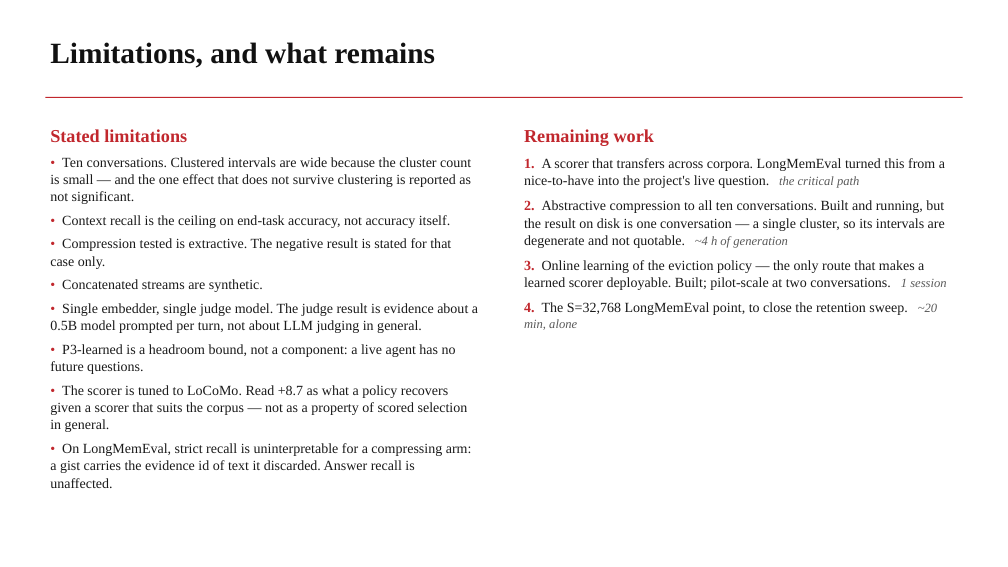
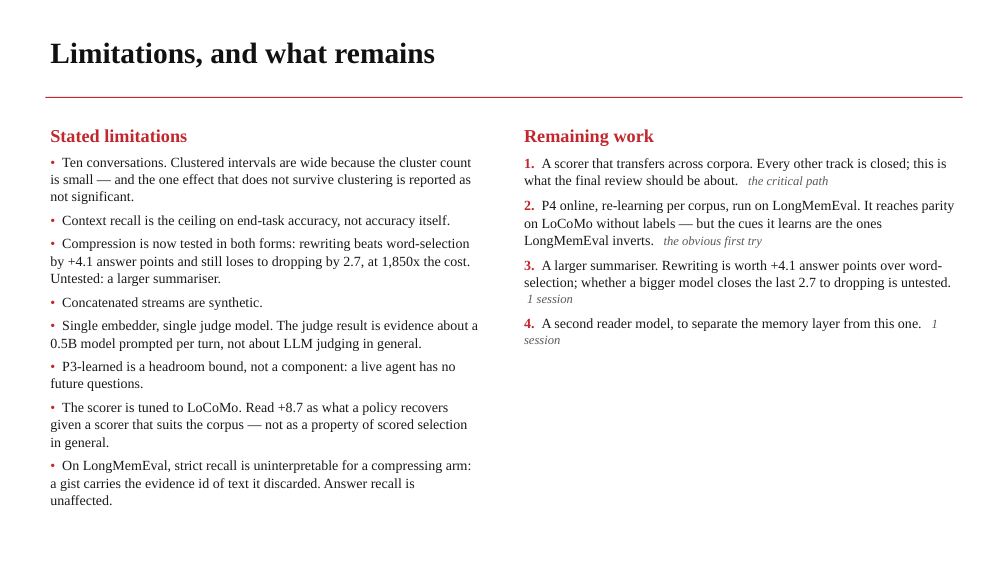
Before and after one commit to ruthme1ster/MemGate, a slide deck: slide 25 of MemGate_Capstone_Review2_NMIMS.pptx. Drawn at 1008x567 pixels with LibreOffice and Linux fonts; fonts in the diff are those of the drawing. Boxes give left, top, right and bottom in pixels: in the first picture for what was removed or moved away, otherwise in the second. Text is boxed around its words. In the diff, an @@ line names an element or a change of style, - is before the commit and + after.

```diff
--- a/MemGate_Capstone_Review2_NMIMS.pptx
+++ b/MemGate_Capstone_Review2_NMIMS.pptx
@@ text at <box>524,158,955,344</box>: text changed @@
-1. A scorer that transfers across corpora. LongMemEval turned this from a nice-to-have into the project's live question. the critical path
-2. Abstractive compression to all ten conversations. Built and running, but the result on disk is one conversation — a single cluster, so its intervals are degenerate and not quotable. ~4 h of generation
-3. Online learning of the eviction policy — the only route that makes a learned scorer deployable. Built; pilot-scale at two conversations. 1 session
-4. The S=32,768 LongMemEval point, to close the retention sweep. ~20 min, alone
+1. A scorer that transfers across corpora. Every other track is closed; this is what the final review should be about. the critical path
+2. P4 online, re-learning per corpus, run on LongMemEval. It reaches parity on LoCoMo without labels — but the cues it learns are the ones LongMemEval inverts. the obvious first try
+3. A larger summariser. Rewriting is worth +4.1 answer points over word-selection; whether a bigger model closes the last 2.7 to dropping is untested. 1 session
+4. A second reader model, to separate the memory layer from this one. 1 session
@@ text at <box>50,238,470,286</box>: text changed @@
-• Compression tested is extractive. The negative result is stated for that case only.
+• Compression is now tested in both forms: rewriting beats word-selection by +4.1 answer points and still loses to dropping by 2.7, at 1,850x the cost. Untested: a larger summariser.
```
Also in this commit, not shown: 1 other slide changed, 9 other files.
